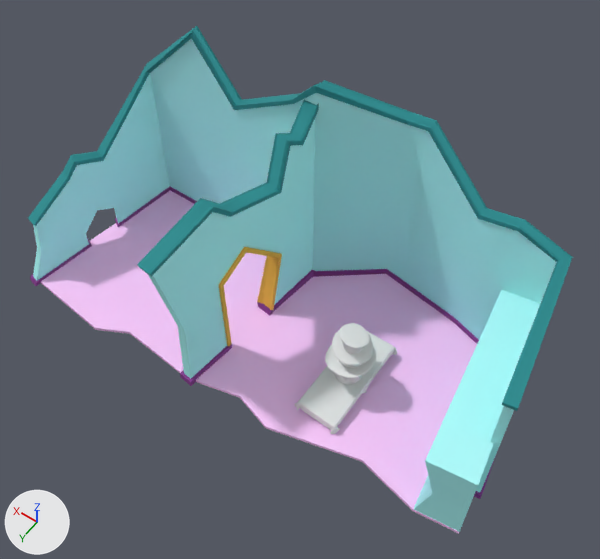
The FBX model Assets/Art/Environment/Birthday_Puzzle.FBX, before and after one commit.
The view is the same before and after, from a 50 mm lens placed at (-52.8, 27.2, 67.5), pointed at (-26.8, -9.2, 10.4). The axes (+X, +Y, +Z) are drawn at lower left. The lights are the same throughout. Where no turn or scale is listed for an object, it has been applied to the vertices.

Before the edit, the objects in view are built like this:
```python
me_mesh_001 = bpy.data.meshes.new('Mesh.001')
me_mesh_001.from_pydata(...)  # 262 vertices, 260 faces; spans x -23.0..25.8, y -4.3..18.9, z -9.9..14.7
# faces by material slot: [60, 104, 96]
me_mesh_001.materials.append(mat_material__11)  # cyan #affeff
me_mesh_001.materials.append(mat_material__13)  # cyan #228b8f
me_mesh_001.materials.append(mat_material__14)  # purple #86388e
me_mesh_002 = bpy.data.meshes.new('Mesh.002')
me_mesh_002.from_pydata(...)  # 154 vertices, 152 faces; spans x -1.6..2.1, y -7.2..12.8, z 0.0..23.1
# faces by material slot: [23, 49, 52, 28]
me_mesh_002.materials.append(mat_material__11)  # cyan #affeff
me_mesh_002.materials.append(mat_material__13)  # cyan #228b8f
me_mesh_002.materials.append(mat_material__14)  # purple #86388e
me_mesh_002.materials.append(mat_material__15)  # orange #edb942
me_mesh_003 = bpy.data.meshes.new('Mesh.003')
me_mesh_003.from_pydata(...)  # 12 vertices, 10 faces; spans x -3.8..3.2, y -10.0..8.9, z 0.0..9.5
me_mesh_003.materials.append(mat_material__11)  # cyan #affeff
me_mesh_007 = bpy.data.meshes.new('Mesh.007')
me_mesh_007.from_pydata(...)  # 2601 vertices, 5000 faces; spans x -2.35..2.27, y -3.61..3.61, z -1.79..-0.29
ob_mantel2 = bpy.data.objects.new('Mantel2', me_mesh_007)
ob_mantel2.location = (-32.64, -8.27, 2.16)
ob_paredes = bpy.data.objects.new('Paredes', me_mesh_001)
ob_paredes.location = (-25.47, -18.2, 9.98)
ob_paredpuerta = bpy.data.objects.new('ParedPuerta', me_mesh_002)
ob_paredpuerta.location = (-21.64, -10.76, 0.0)
ob_plataformaderecha = bpy.data.objects.new('PlataformaDerecha', me_mesh_003)
ob_plataformaderecha.location = (-44.57, -10.06, 0.0)
# also in view: 'Pastel' at (-33.0, -8.4, 5.1); 'Suelo' at (-24.2, -10.5, 0.2); 'Mantel1' at (-32.9, -8.2, 1.1)
```
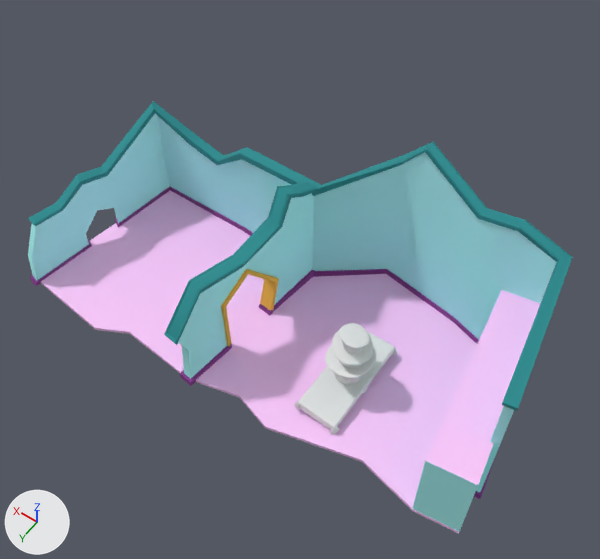
The change, as a diff of the scene's bpy script:
```diff
--- a/Assets/Art/Environment/Birthday_Puzzle.FBX.py
+++ b/Assets/Art/Environment/Birthday_Puzzle.FBX.py
@@ me_mesh_002 @@
 # used by ob_paredpuerta; location = (-21.64, -10.76, 0.0)
-me_mesh_002.from_pydata(...)  # 154 vertices, 152 faces; spans x -1.6..2.1, y -7.2..12.8, z 0.0..23.1
+me_mesh_002.from_pydata(...)  # 154 vertices, 152 faces; spans x -1.6..2.1, y -7.2..11.7, z 0.0..15.1
+# me_mesh_002 part 1: 91 of 154 vertices moved; they spanned x -1.6..2.1, y -6.7..12.8, z 0.9..23.1 and now span x -1.6..2.1, y -6.7..11.7, z 0.9..15.1; mean shift (0.0, 0.1, -5.8); largest move (0.7, 12.7, 17.9) -> (0.7, 11.6, 7.3)
 me_mesh_002.materials.append(mat_material__11)
@@ me_mesh_003 @@
 # used by ob_plataformaderecha; location = (-44.57, -10.06, 0.0)
-me_mesh_003.from_pydata(...)  # 12 vertices, 10 faces; spans x -3.8..3.2, y -10.0..8.9, z 0.0..9.5
+me_mesh_003.from_pydata(...)  # 8 vertices, 6 faces; spans x -3.8..3.2, y -10.0..8.9, z 0.0..9.5
+# me_mesh_003 part 2
+# 4 vertices are removed from x -3.8..2.0, y -10.0..8.7, z 4.6..6.7
+# 8 faces are deleted
+# 4 new faces join them, mat_material__11 (cyan #affeff)
+# me_mesh_003 part 3: 1 face spanning x -3.8..3.2, y -10.0..8.9, z 9.5 switches from mat_material__11 (cyan #affeff) to mat_material__12 (pink #ffcaff)
 me_mesh_003.materials.append(mat_material__11)
+me_mesh_003.materials.append(mat_material__12)  # pink #ffcaff
@@ me_mesh_001 @@
 # used by ob_paredes; location = (-25.47, -18.2, 9.98)
-me_mesh_001.from_pydata(...)  # 262 vertices, 260 faces; spans x -23.0..25.8, y -4.3..18.9, z -9.9..14.7
+me_mesh_001.from_pydata(...)  # 262 vertices, 260 faces; spans x -23.0..25.8, y -4.3..18.9, z -9.9..9.3
+# me_mesh_001 part 4: 104 of 262 vertices moved; they spanned x -6.0..25.3, y -4.3..17.0, z -9.9..14.7 and now span x -6.0..25.3, y -4.3..18.2, z -9.9..9.3; mean shift (1.3, 0.2, -5.2); largest move (16.2, 0.8, 13.1) -> (18.3, 0.8, -0.5)
 me_mesh_001.materials.append(mat_material__11)
```

Pixel boxes [x1, y1, x2, y2] of what changed, in the pictures (600 x 559 px; the box of a moved part takes in the faces that stretch with it):
'Paredes', reshaped (16% shorter)
    before: [28, 26, 572, 499]
    after: [28, 101, 572, 499]
'ParedPuerta', reshaped (15% narrower, 28% shorter)
    before: [137, 100, 319, 386]
    after: [164, 181, 318, 386]
'PlataformaDerecha', reshaped
    before: [414, 290, 540, 532]
    after: [412, 290, 540, 532]
part 1 of me_mesh_002, moved or reshaped
    before: [137, 100, 319, 369]
    after: [164, 181, 318, 369]
part 2 of me_mesh_003, cut back
    before: [414, 461, 478, 532]
    after: [412, 461, 478, 532]
part 3 of me_mesh_003, recoloured
    both: [425, 290, 540, 485]
part 4 of me_mesh_001, moved or reshaped
    before: [28, 26, 486, 317]
    after: [28, 101, 486, 317]
